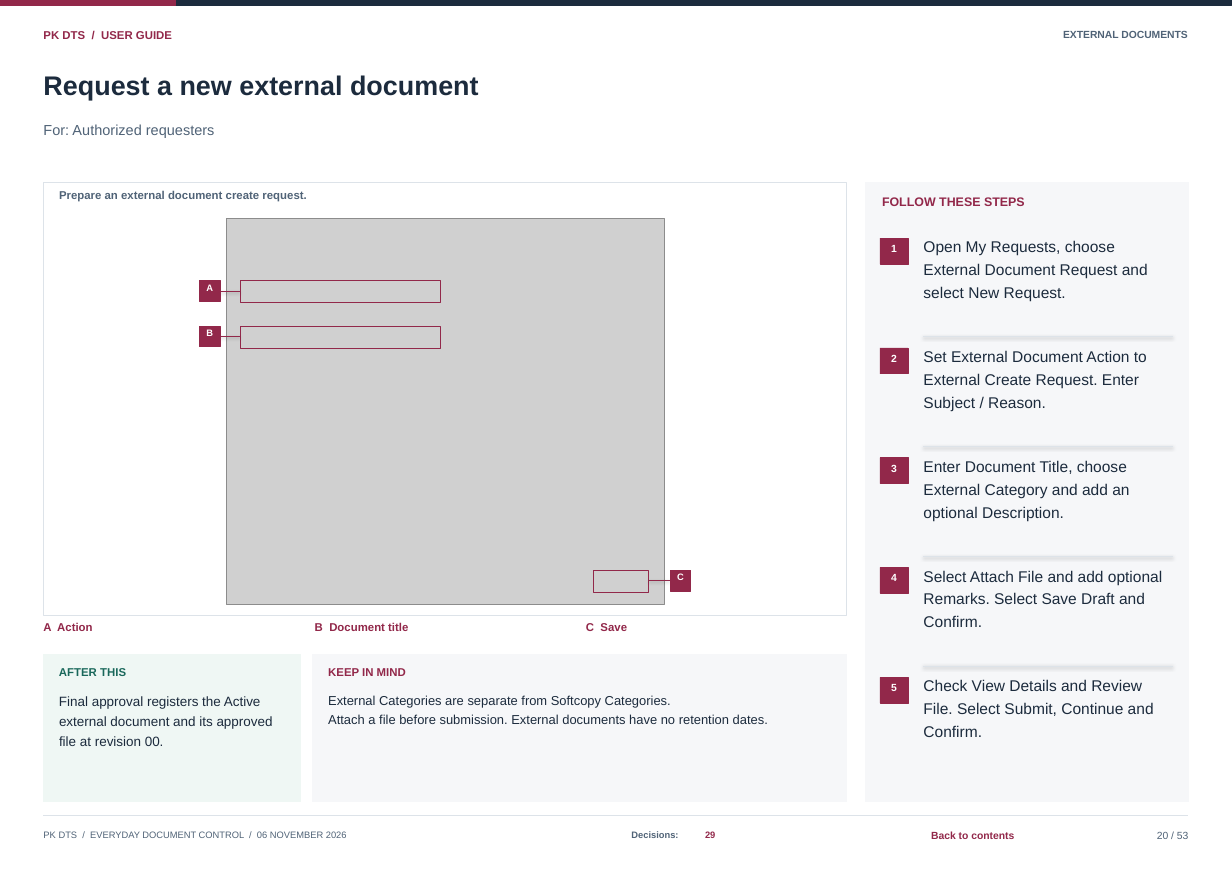
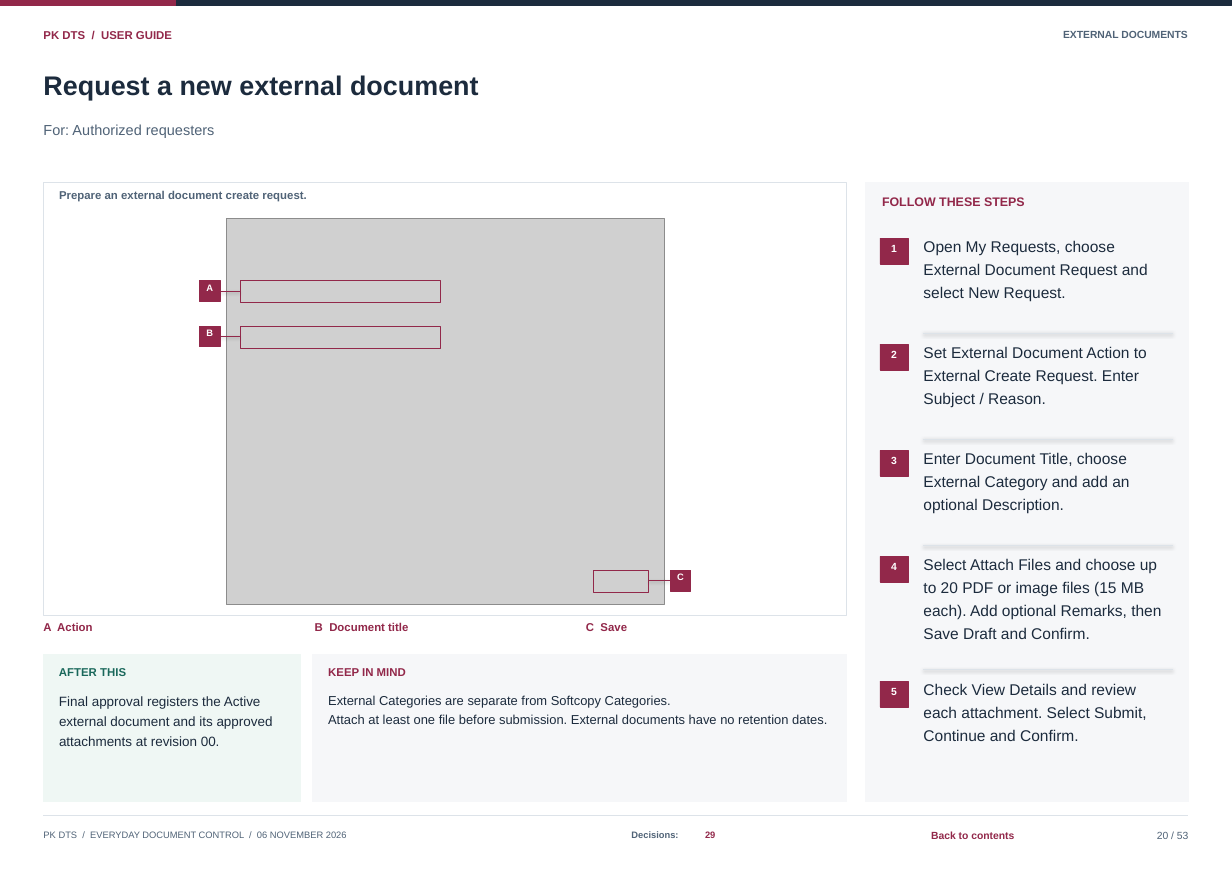
Before and after one commit to curib123/pk_document_tracking_system, a slide deck: slide 20 of docs/system-documentation/PK_DTS_User_Guide.pptx. Drawn at 1232x872 pixels with LibreOffice and Linux fonts; fonts in the diff are those of the drawing; grey boxes stand for pictures. Boxes give left, top, right and bottom in pixels: in the first picture for what was removed or moved away, otherwise in the second. Text is boxed around its words. In the diff, an @@ line names an element or a change of style, - is before the commit and + after.

```diff
--- a/docs/system-documentation/PK_DTS_User_Guide.pptx
+++ b/docs/system-documentation/PK_DTS_User_Guide.pptx
@@ 8 texts, 2 lines, 1 rectangle: place and size @@
-8 texts, 2 lines, 1 rectangle at box(880, 336, 1173, 521)
+8 texts, 2 lines, 1 rectangle at box(880, 332, 1173, 514)
@@ 2 rectangles, 1 text, 1 line: place and size @@
-2 rectangles, 1 text, 1 line at box(880, 458, 1173, 593)
+2 rectangles, 1 text, 1 line at box(880, 450, 1173, 582)
@@ text at box(923, 558, 1157, 573): text changed @@
-Select Attach File and add optional
+Select Attach Files and choose up
@@ text added at box(923, 581, 1144, 597), 15 pt, text #1C2B3D @@
+to 20 PDF or image files (15 MB
@@ text at box(923, 627, 1090, 639): text changed @@
-Remarks. Select Save Draft and
+Save Draft and Confirm.
@@ text at box(923, 604, 1161, 620): text changed @@
-Confirm.
+each). Add optional Remarks, then
@@ 1 line, 1 rectangle, 1 text: place and size @@
-1 line, 1 rectangle, 1 text at box(880, 666, 1173, 703)
+1 line, 1 rectangle, 1 text at box(880, 669, 1173, 707)
@@ text at box(923, 683, 1136, 695): text changed @@
-Check View Details and Review
+Check View Details and review
@@ text at box(328, 714, 827, 724): text changed @@
-Attach a file before submission. External documents have no retention dates.
+Attach at least one file before submission. External documents have no retention dates.
@@ text at box(923, 706, 1147, 720): text changed @@
-File. Select Submit, Continue and
+each attachment. Select Submit,
@@ text at box(59, 736, 220, 746): text changed @@
-file at revision 00.
+attachments at revision 00.
@@ text at box(923, 729, 1079, 741): text changed @@
-Confirm.
+Continue and Confirm.
```
Also in this commit, not shown: 23 other slides changed, 22 other files.
